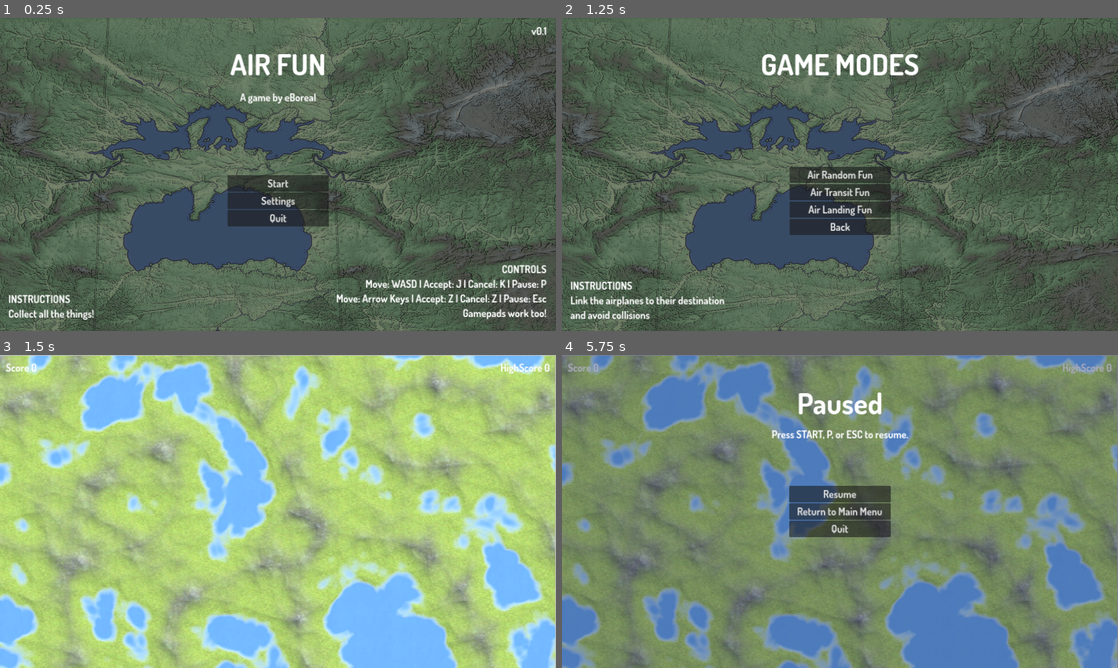
Above: before the commit, frames 1-4 (two rows, left to right).
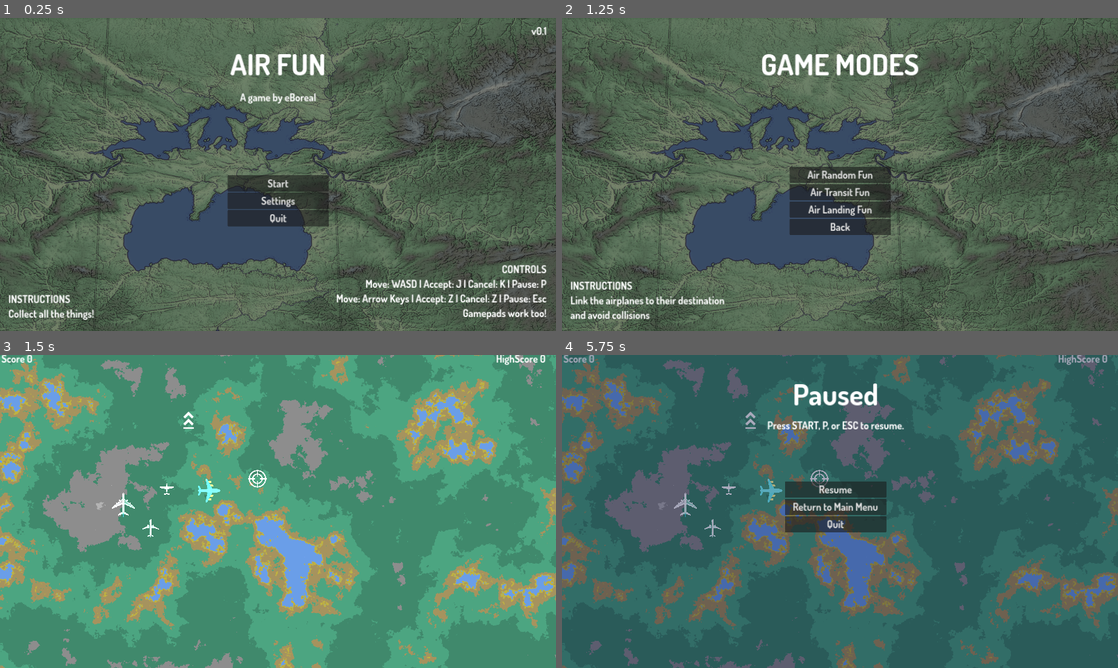
Above: after the commit, the same moments.

Repository: eespie/airfun
Game: Godot game, scene res://scenes/main_menu/main_menu.tscn
Same seed, same stepped clock (60 frames per second), same inputs: the game is played once before the commit and once after it.
Inputs (mouse positions are in pixels of both pictures, inside the frame that each line leads up to):
- Up to frame 1 (0.25 s): no input
- Up to frame 2 (1.25 s): click "Start" at 0.5 s
- Up to frame 3 (1.5 s): click "Air Random Fun" at 1.25 s
- Up to frame 4 (5.75 s): tap Enter at 2, 3.5, 5 s; move the mouse to (962, 495) at 2.02 s; click (962, 495) at 2.17 s; tap Space at 2.75, 4.25 s; move the mouse to (728, 527) at 2.77 s; click (728, 527) at 2.92 s; move the mouse to (895, 442) at 3.52 s; click (895, 442) at 3.67 s; move the mouse to (812, 574) at 4.27 s; click (812, 574) at 4.42 s; move the mouse to (1006, 558) at 5.02 s; click (1006, 558) at 5.17 s; tap P (pause) at 5.65 s

Frames 1-2 are identical in both runs. In frame 3, 100% of the frame differs, in the area x 0-100%, y 0-100%; in frame 4, 98%.

Commit message:
textured map

Diff:
--- a/project.godot
+++ b/project.godot
@@ -35,6 +35,10 @@
 [editor_plugins]
 
 enabled=PackedStringArray("res://addons/e_boreal/plugin.cfg")
+
+[filesystem]
+
+import/fbx/enabled=false
 
 [input]
 
--- /dev/null
+++ b/scenes/games/common/camera.gd
@@ -0,0 +1,11 @@
+extends Node
+
+
+# Called when the node enters the scene tree for the first time.
+func _ready():
+	pass # Replace with function body.
+
+
+# Called every frame. 'delta' is the elapsed time since the previous frame.
+func _process(delta):
+	pass
--- /dev/null
+++ b/scenes/games/common/camera/camera.gd
@@ -0,0 +1 @@
+extends Camera3D
--- /dev/null
+++ b/scenes/games/common/camera/camera.tscn
@@ -0,0 +1,11 @@
+[gd_scene load_steps=2 format=3 uid="uid://dbpsjk87mm21u"]
+
+[ext_resource type="Script" path="res://scenes/games/common/camera/camera.gd" id="1_kqy3u"]
+
+[node name="Camera3D" type="Camera3D" groups=["camera"]]
+transform = Transform3D(1, 0, 0, 0, -4.37114e-08, 1, 0, -1, -4.37114e-08, 288.308, 800, 161.44)
+keep_aspect = 0
+projection = 1
+current = true
+size = 576.344
+script = ExtResource("1_kqy3u")
--- a/scenes/games/common/game.gd
+++ b/scenes/games/common/game.gd
@@ -3,6 +3,8 @@
 @export var game_name: String:
 	get:
 		return game_name
+
+var mouse = Vector2()
 
 func _ready():
 	Events.trigger("new_game", game_name)
@@ -13,7 +15,15 @@
 func _input(event: InputEvent) -> void:
 	if event.is_action_released("pause"):
 		call_deferred("_pause")
+	if event is InputEventMouse:
+		mouse = event.position
+	if event is InputEventMouseButton and event.is_pressed():
+		get_color()
 
 func _pause() -> void:
 	$GUI/Paused.pause()
 	get_tree().paused = true
+
+
+func get_color():
+	var terrain = get_tree().get_first_node_in_group("terrain")
--- a/scenes/games/common/gui/gui.tscn
+++ b/scenes/games/common/gui/gui.tscn
@@ -10,8 +10,6 @@
 anchors_preset = 15
 anchor_right = 1.0
 anchor_bottom = 1.0
-offset_right = 1920.0
-offset_bottom = 1080.0
 grow_horizontal = 2
 grow_vertical = 2
 size_flags_horizontal = 3
--- a/scenes/games/common/map/map.gd
+++ /dev/null
@@ -1,39 +0,0 @@
-extends TileMap
-
-@export var ratio: float
-@export var water_height: float
-
-var moisture = FastNoiseLite.new()
-var temperature = FastNoiseLite.new()
-var altitude = FastNoiseLite.new()
-var width = 256
-var height = 256
-
-
-func _ready() -> void:
-	moisture.seed = randi()
-	temperature.seed = randi()
-	altitude.seed = randi()
-	altitude.frequency = 0.05
-	generate_chunk()
-
-
-func generate_chunk() -> void:
-	for x in range(width):
-		for y in range(height):
-			var cell_pos = Vector2i(x, y)
-
-			var noise_x = x * ratio
-			var noise_y = y * ratio
-
-			var moist = moisture.get_noise_2d(noise_x, noise_y)
-			var temp = temperature.get_noise_2d(noise_x, noise_y)
-			var alt = altitude.get_noise_2d(noise_x, noise_y)
-
-			var iy = round(temp * 2 + 2)
-			var ix = round(moist * 2 + 2)
-
-			if alt < water_height:
-				set_cell(0, cell_pos, 0, Vector2i(3, 3))
-			else:
-				set_cell(0, cell_pos, 0, Vector2i(ix, iy))
--- a/scenes/games/common/map/map.tscn
+++ /dev/null
@@ -1,35 +0,0 @@
-[gd_scene load_steps=5 format=3 uid="uid://80l1dlqwiioj"]
-
-[ext_resource type="Script" path="res://scenes/games/common/map/map.gd" id="1_k8yax"]
-[ext_resource type="Texture2D" uid="uid://dof7k2l1ykcy8" path="res://assets/images/tiles.png" id="1_q4sie"]
-
-[sub_resource type="TileSetAtlasSource" id="TileSetAtlasSource_hc0v2"]
-texture = ExtResource("1_q4sie")
-texture_region_size = Vector2i(8, 8)
-0:0/0 = 0
-1:0/0 = 0
-2:0/0 = 0
-3:0/0 = 0
-0:1/0 = 0
-1:1/0 = 0
-2:1/0 = 0
-3:1/0 = 0
-0:2/0 = 0
-1:2/0 = 0
-2:2/0 = 0
-3:2/0 = 0
-0:3/0 = 0
-1:3/0 = 0
-2:3/0 = 0
-3:3/0 = 0
-
-[sub_resource type="TileSet" id="TileSet_wwbyu"]
-tile_size = Vector2i(8, 8)
-sources/0 = SubResource("TileSetAtlasSource_hc0v2")
-
-[node name="Map" type="TileMap"]
-tile_set = SubResource("TileSet_wwbyu")
-format = 2
-script = ExtResource("1_k8yax")
-ratio = 0.5
-water_height = -0.3
--- a/scenes/games/common/map/tileset.tres
+++ /dev/null
@@ -1,27 +0,0 @@
-[gd_resource type="TileSet" load_steps=3 format=3 uid="uid://bo4ggjqil28r8"]
-
-[ext_resource type="Texture2D" uid="uid://dof7k2l1ykcy8" path="res://assets/images/tiles.png" id="1_dgooe"]
-
-[sub_resource type="TileSetAtlasSource" id="TileSetAtlasSource_hc0v2"]
-texture = ExtResource("1_dgooe")
-texture_region_size = Vector2i(8, 8)
-0:0/0 = 0
-1:0/0 = 0
-2:0/0 = 0
-3:0/0 = 0
-0:1/0 = 0
-1:1/0 = 0
-2:1/0 = 0
-3:1/0 = 0
-0:2/0 = 0
-1:2/0 = 0
-2:2/0 = 0
-3:2/0 = 0
-0:3/0 = 0
-1:3/0 = 0
-2:3/0 = 0
-3:3/0 = 0
-
-[resource]
-tile_size = Vector2i(8, 8)
-sources/0 = SubResource("TileSetAtlasSource_hc0v2")
--- /dev/null
+++ b/scenes/games/common/map_mc/map_mc.gd
@@ -0,0 +1,59 @@
+extends TileMap
+
+@export var ratio: float
+@export var water_height: float
+
+var altitude = FastNoiseLite.new()
+var width = 256
+var height = 256
+
+const d_pos = [Vector2i(0, -1), Vector2i(1, 0), Vector2i(0, 1), Vector2i(-1, 0)]
+
+
+func _ready() -> void:
+	altitude.seed = randi()
+	altitude.frequency = 0.05
+	#altitude.fractal_type = FastNoiseLite.FRACTAL_RIDGED
+	generate_chunk()
+
+
+func generate_chunk() -> void:
+	for x in range(width):
+		for y in range(height):
+			var cell_pos = Vector2i(x, y)
+			var alt = altitude.get_noise_2d(x * ratio, y * ratio)
+			alt = (alt + 1.0) / 2.0
+			if alt > water_height:
+				alt = 1
+			else:
+				alt = 0
+
+			var possibilities = [0]
+
+			for dp in range(4):
+				var source = cell_pos + d_pos[dp]
+				var atlas_cell = get_cell_atlas_coords(0, source)
+				var id_cell
+				var increment = pow(2, 3 - dp) as int
+				var value_edge = 1
+				if atlas_cell.x == -1:
+					id_cell = -1
+				else:
+					id_cell = 4 * atlas_cell.x + atlas_cell.y
+					value_edge = id_cell & increment
+
+				var offset = possibilities.size()
+				if id_cell == -1:
+					possibilities.resize(offset * 2)
+					for p in range(offset):
+						possibilities[p + offset] = possibilities[p]
+				if value_edge != 0:
+					for p in range(offset):
+						possibilities[p] = possibilities[p] + increment
+
+			possibilities.sort()
+			var new_id = possibilities[floor(alt * (possibilities.size() - 1))] as int
+			var ix = new_id % 4
+			var iy = floor(new_id / 4.0)
+			#print(str(x, " - ", y, " - ", new_id, " : ", ix, " ", iy, "  - ", alt))
+			set_cell(0, cell_pos, 0, Vector2i(ix, iy))
--- /dev/null
+++ b/scenes/games/common/map_mc/map_mc.tscn
@@ -0,0 +1,33 @@
+[gd_scene load_steps=5 format=3 uid="uid://oaf2lu352nb3"]
+
+[ext_resource type="Texture2D" uid="uid://cnt5w05nxvve" path="res://assets/textures/map_mc/terrain.png" id="1_gysae"]
+[ext_resource type="Script" path="res://scenes/games/common/map_mc/map_mc.gd" id="17_y7w3l"]
+
+[sub_resource type="TileSetAtlasSource" id="TileSetAtlasSource_580v6"]
+texture = ExtResource("1_gysae")
+0:0/0 = 0
+1:0/0 = 0
+2:0/0 = 0
+3:0/0 = 0
+0:1/0 = 0
+1:1/0 = 0
+2:1/0 = 0
+3:1/0 = 0
+0:2/0 = 0
+1:2/0 = 0
+2:2/0 = 0
+3:2/0 = 0
+0:3/0 = 0
+1:3/0 = 0
+2:3/0 = 0
+3:3/0 = 0
+
+[sub_resource type="TileSet" id="TileSet_08fpq"]
+sources/0 = SubResource("TileSetAtlasSource_580v6")
+
+[node name="MapMC" type="TileMap"]
+tile_set = SubResource("TileSet_08fpq")
+format = 2
+script = ExtResource("17_y7w3l")
+ratio = 1.0
+water_height = 0.4
--- /dev/null
+++ b/scenes/games/common/map_mc/tileset.tres
@@ -0,0 +1,25 @@
+[gd_resource type="TileSet" load_steps=3 format=3 uid="uid://3kvwnhfw61iy"]
+
+[ext_resource type="Texture2D" uid="uid://cnt5w05nxvve" path="res://assets/textures/map_mc/terrain.png" id="1_21p2v"]
+
+[sub_resource type="TileSetAtlasSource" id="TileSetAtlasSource_580v6"]
+texture = ExtResource("1_21p2v")
+0:0/0 = 0
+1:0/0 = 0
+2:0/0 = 0
+3:0/0 = 0
+0:1/0 = 0
+1:1/0 = 0
+2:1/0 = 0
+3:1/0 = 0
+0:2/0 = 0
+1:2/0 = 0
+2:2/0 = 0
+3:2/0 = 0
+0:3/0 = 0
+1:3/0 = 0
+2:3/0 = 0
+3:3/0 = 0
+
+[resource]
+sources/0 = SubResource("TileSetAtlasSource_580v6")
--- /dev/null
+++ b/scenes/games/common/planes/A320/A320.tscn
@@ -0,0 +1,7 @@
+[gd_scene load_steps=2 format=3 uid="uid://0bib71iellpn"]
+
+[ext_resource type="PackedScene" uid="uid://boobl7c71jd4y" path="res://assets/3D/A320/A320.gltf" id="1_vva7x"]
+
+[node name="A320" type="Node3D"]
+
+[node name="A320" parent="." instance=ExtResource("1_vva7x")]
--- a/scenes/games/common/terrain/terrain.tscn
+++ b/scenes/games/common/terrain/terrain.tscn
@@ -7,18 +7,6 @@
 [ext_resource type="Texture2D" uid="uid://c686xigtp5drh" path="res://assets/textures/Ground055L_1K_Color.jpg" id="4_3rbev"]
 [ext_resource type="Texture2D" uid="uid://8lahqmuve177" path="res://assets/textures/Snow002_1K_Color.jpg" id="5_w5fp8"]
 [ext_resource type="Texture2D" uid="uid://cua7nlv1n6cgx" path="res://assets/textures/Plastic008_1K_Color.jpg" id="6_ohy0i"]
-
-[sub_resource type="ProceduralSkyMaterial" id="ProceduralSkyMaterial_alsng"]
-sky_horizon_color = Color(0.64625, 0.65575, 0.67075, 1)
-ground_horizon_color = Color(0.64625, 0.65575, 0.67075, 1)
-
-[sub_resource type="Sky" id="Sky_7cd7a"]
-sky_material = SubResource("ProceduralSkyMaterial_alsng")
-
-[sub_resource type="Environment" id="Environment_kjqxc"]
-background_mode = 2
-sky = SubResource("Sky_7cd7a")
-tonemap_mode = 2
 
 [sub_resource type="ShaderMaterial" id="ShaderMaterial_udg5c"]
 render_priority = 0
@@ -34,30 +22,14 @@
 shader_parameter/rock_texture = ExtResource("3_40gm8")
 shader_parameter/snow_texture = ExtResource("5_w5fp8")
 
-[node name="terrain" type="Node3D"]
-
-[node name="WorldEnvironment" type="WorldEnvironment" parent="."]
-environment = SubResource("Environment_kjqxc")
-
-[node name="DirectionalLight3D" type="DirectionalLight3D" parent="."]
-transform = Transform3D(-0.866024, -0.433016, 0.250001, 0, 0.499998, 0.866026, -0.500003, 0.749999, -0.43301, -171.228, 331.705, -135.113)
-shadow_enabled = true
-
-[node name="TerrainGen" type="MeshInstance3D" parent="."]
+[node name="TerrainGen" type="MeshInstance3D"]
 material_override = SubResource("ShaderMaterial_udg5c")
 script = ExtResource("1_wjp65")
-xSize = 576
-zSize = 324
-water_level = 0.25
+xSize = 1920
+zSize = 1080
+water_level = 0.15
 height_max = 20.0
 fractal_lacunarity = 1.75
 fractal_type = 2
-frequency = 0.005
+frequency = 0.001
 noise_type = 1
-
-[node name="Camera3D" type="Camera3D" parent="TerrainGen"]
-transform = Transform3D(1, 0, 0, 0, -4.37114e-08, 1, 0, -1, -4.37114e-08, 288.308, 800, 161.44)
-keep_aspect = 0
-projection = 1
-current = true
-size = 576.344
--- a/scenes/games/common/terrain/terrain_color.gdshader
+++ b/scenes/games/common/terrain/terrain_color.gdshader
@@ -31,11 +31,16 @@
 		smoothstep(-1, min_grass_height, vert_height));
 
 	ALBEDO = final_color.rgb;
+	//METALLIC = 0.0;
+	//ROUGHNESS = 1.0;
+	//EMISSION = vec3(0,0,0);
+	//SPECULAR = 0.0;
 }
 
 void vertex() {
 	vertex_y = VERTEX.y;
-	if (vertex_y < 0.0) {
-		VERTEX.y = 0.0;
-	}
 }
+
+void light() {
+    DIFFUSE_LIGHT += clamp(dot(NORMAL, LIGHT), 0.0, 1.0) * ATTENUATION * ALBEDO;
+}
--- a/scenes/games/common/terrain/terrain_gen.gd
+++ b/scenes/games/common/terrain/terrain_gen.gd
@@ -1,4 +1,3 @@
-@tool
 extends MeshInstance3D
 
 @export_category("Mesh Settings")
--- a/scenes/games/random_fun/random_fun.tscn
+++ b/scenes/games/random_fun/random_fun.tscn
@@ -1,17 +1,104 @@
-[gd_scene load_steps=4 format=3 uid="uid://c5lgliwo3dm5o"]
+[gd_scene load_steps=16 format=3 uid="uid://tos5wickywea"]
 
-[ext_resource type="Script" path="res://scenes/games/common/game.gd" id="1_p6mwk"]
-[ext_resource type="PackedScene" uid="uid://cl753w6ikhxsk" path="res://scenes/games/common/terrain/terrain.tscn" id="2_crgba"]
+[ext_resource type="Script" path="res://scenes/games/common/game.gd" id="1_4mh7j"]
 [ext_resource type="PackedScene" uid="uid://cobaxpg7avvu2" path="res://scenes/games/common/gui/gui.tscn" id="3_28r50"]
+[ext_resource type="Texture2D" uid="uid://c13gvvxs1np3m" path="res://assets/2D/sprite-1.png" id="3_ko3hj"]
+[ext_resource type="Texture2D" uid="uid://c0ovmhpqcqivn" path="res://assets/2D/sprite-2.png" id="4_mcris"]
+[ext_resource type="Texture2D" uid="uid://ijerrdvosriu" path="res://assets/2D/sprite-3.png" id="5_tiqrc"]
+[ext_resource type="Texture2D" uid="uid://dc3pcn1iyps6a" path="res://assets/2D/crosshair062.png" id="6_ad07f"]
+[ext_resource type="Texture2D" uid="uid://k2dpb0bky8g8" path="res://assets/2D/avion(6).png" id="7_oml4a"]
+[ext_resource type="Texture2D" uid="uid://vsi020h7vmyq" path="res://assets/2D/crosshair024.png" id="7_yytrx"]
 
-[node name="Game" type="Node2D"]
-script = ExtResource("1_p6mwk")
-game_name = "random_fun"
+[sub_resource type="Gradient" id="Gradient_qxaw8"]
+interpolation_mode = 1
+offsets = PackedFloat32Array(0, 0.0297297, 0.208108, 0.467568, 0.643243, 0.727027, 0.759162, 1)
+colors = PackedColorArray(0.703808, 0.703808, 0.703808, 1, 0.552956, 0.552956, 0.552955, 1, 0.2538, 0.54, 0.42552, 1, 0.301783, 0.647498, 0.507429, 1, 0.65311, 0.580372, 0.371376, 1, 0.754498, 0.704219, 0.254275, 1, 0.4186, 0.62335, 0.91, 1, 0.546737, 0.695827, 1, 1)
 
-[node name="terrain" parent="." instance=ExtResource("2_crgba")]
+[sub_resource type="FastNoiseLite" id="FastNoiseLite_p4mc6"]
+frequency = 0.002
+fractal_lacunarity = 3.5
+fractal_weighted_strength = 0.33
+domain_warp_type = 1
+
+[sub_resource type="NoiseTexture2D" id="NoiseTexture2D_555lb"]
+width = 1920
+height = 1080
+generate_mipmaps = false
+color_ramp = SubResource("Gradient_qxaw8")
+noise = SubResource("FastNoiseLite_p4mc6")
+
+[sub_resource type="CanvasItemMaterial" id="CanvasItemMaterial_0qnm1"]
+blend_mode = 1
+
+[sub_resource type="CanvasItemMaterial" id="CanvasItemMaterial_07ate"]
+blend_mode = 1
+
+[sub_resource type="CanvasItemMaterial" id="CanvasItemMaterial_vjcae"]
+blend_mode = 1
+
+[sub_resource type="CanvasItemMaterial" id="CanvasItemMaterial_noan2"]
+blend_mode = 1
+
+[node name="random_fun" type="Node2D"]
+script = ExtResource("1_4mh7j")
+
+[node name="Control" type="Control" parent="."]
+custom_minimum_size = Vector2(1920, 1080)
+layout_mode = 3
+anchors_preset = 15
+anchor_right = 1.0
+anchor_bottom = 1.0
+offset_right = 1920.0
+offset_bottom = 1080.0
+grow_horizontal = 2
+grow_vertical = 2
+
+[node name="TextureRect" type="TextureRect" parent="Control" groups=["terrain"]]
+layout_mode = 1
+anchors_preset = 15
+anchor_right = 1.0
+anchor_bottom = 1.0
+grow_horizontal = 2
+grow_vertical = 2
+texture = SubResource("NoiseTexture2D_555lb")
+
+[node name="Sprite-1" type="Sprite2D" parent="."]
+material = SubResource("CanvasItemMaterial_0qnm1")
+position = Vector2(520, 597)
+scale = Vector2(0.15, 0.15)
+texture = ExtResource("3_ko3hj")
+
+[node name="Sprite-2" type="Sprite2D" parent="."]
+material = SubResource("CanvasItemMaterial_07ate")
+position = Vector2(426, 518)
+scale = Vector2(0.2, 0.2)
+texture = ExtResource("4_mcris")
+
+[node name="Sprite-3" type="Sprite2D" parent="."]
+material = SubResource("CanvasItemMaterial_vjcae")
+position = Vector2(576, 464)
+scale = Vector2(0.1, 0.1)
+texture = ExtResource("5_tiqrc")
+
+[node name="Crosshair062" type="Sprite2D" parent="."]
+position = Vector2(889, 427)
+scale = Vector2(0.5, 0.5)
+texture = ExtResource("6_ad07f")
+
+[node name="Crosshair024" type="Sprite2D" parent="."]
+position = Vector2(651, 225)
+scale = Vector2(1.5, 1.5)
+texture = ExtResource("7_yytrx")
+
+[node name="Avion(6)" type="Sprite2D" parent="."]
+material = SubResource("CanvasItemMaterial_noan2")
+position = Vector2(714, 468)
+rotation = 0.785398
+scale = Vector2(0.15, 0.15)
+texture = ExtResource("7_oml4a")
 
 [node name="GUI" parent="." instance=ExtResource("3_28r50")]
-
-[node name="Camera2D" type="Camera2D" parent="."]
-offset = Vector2(960, 540)
-ignore_rotation = false
+offset_left = -15.0
+offset_top = -31.0
+offset_right = 1905.0
+offset_bottom = 1049.0
--- a/scenes/paused/paused.tscn
+++ b/scenes/paused/paused.tscn
@@ -58,9 +58,9 @@
 anchor_top = 0.5
 anchor_right = 0.5
 anchor_bottom = 0.5
-offset_left = -86.5
-offset_top = -272.0
-offset_right = 86.5
+offset_left = -175.0
+offset_top = -241.0
+offset_right = 175.0
 offset_bottom = 272.0
 grow_horizontal = 2
 grow_vertical = 2
Binary file added: assets/2D/avion(6).png
Not shown, added: assets/2D/avion(6).png.import
Binary file added: assets/2D/crosshair024.png
Not shown, added: assets/2D/crosshair024.png.import
Binary file added: assets/2D/crosshair062.png
Not shown, added: assets/2D/crosshair062.png.import
Binary file added: assets/2D/sprite-1.png
Not shown, added: assets/2D/sprite-1.png.import
Binary file added: assets/2D/sprite-2.png
Not shown, added: assets/2D/sprite-2.png.import
Binary file added: assets/2D/sprite-3.png
Not shown, added: assets/2D/sprite-3.png.import
(and 54 more such lines)
